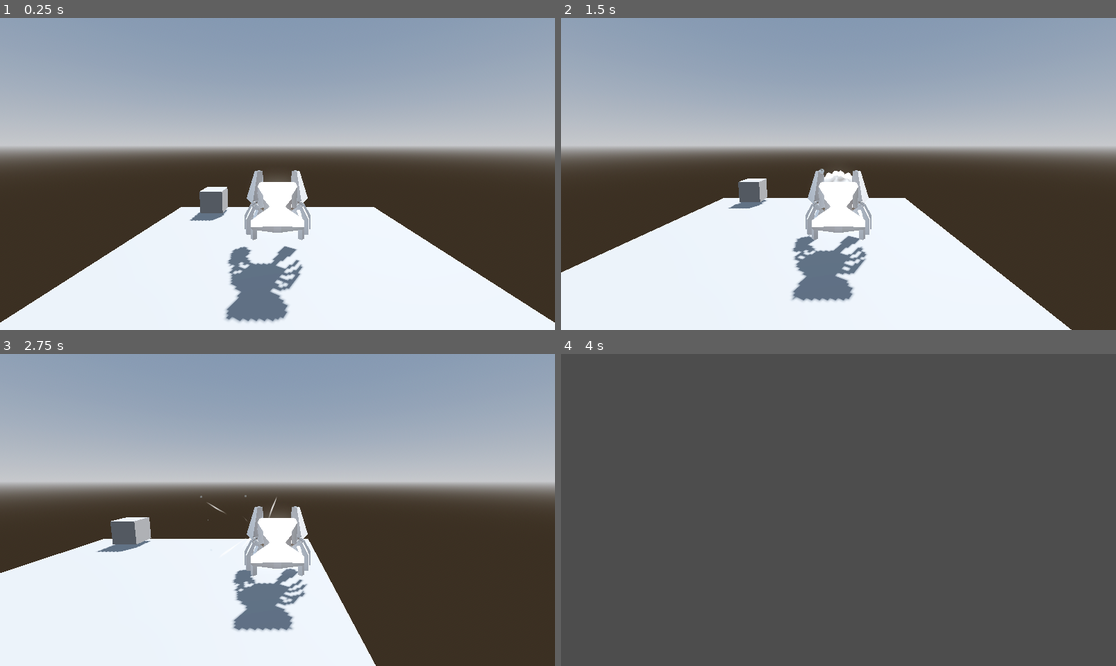
Above: before the commit, frames 1-4 (two rows, left to right).
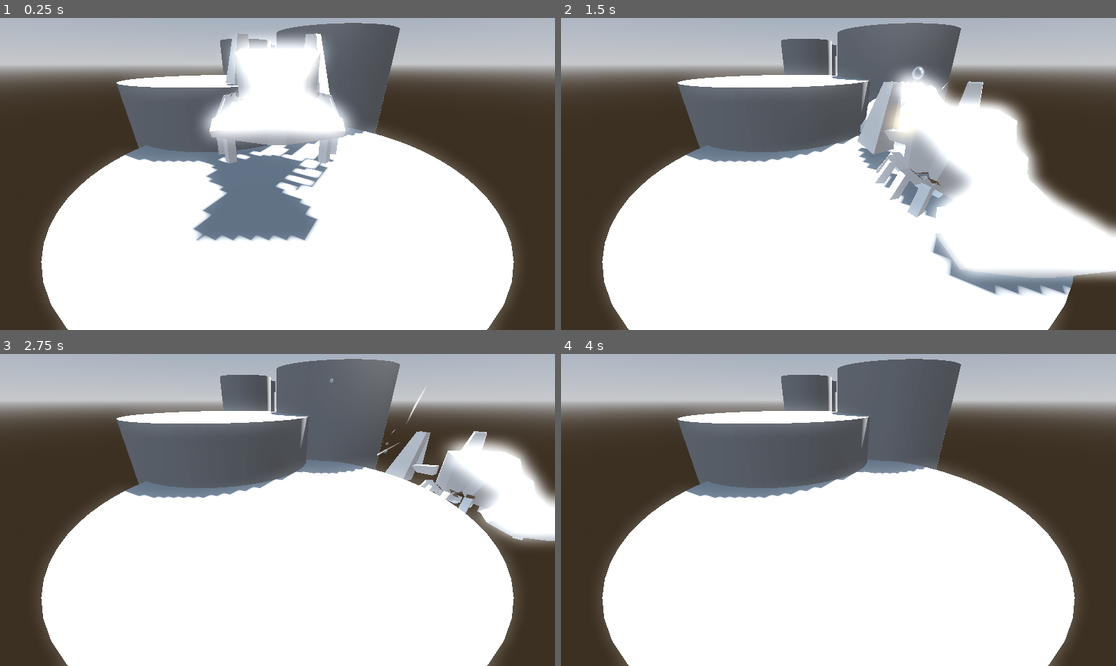
Above: after the commit, the same moments.

Repository: fazilhus/mantis-crab
Game: Godot game, scene res://scenes/game.tscn
Same seed, same stepped clock (60 frames per second), same inputs: the game is played once before the commit and once after it.
Inputs:
- Up to frame 1 (0.25 s): no input
- Up to frame 2 (1.5 s): tap Enter (ui_accept) at 0.5, 0.77 s; hold D (Right) 0.53-1.28 s; tap Space (Grab) at 0.6, 1.35 s; hold S (Backward) from 1.28 s (still down)
- Up to frame 3 (2.75 s): tap Enter (ui_accept) at 1.52, 2 s; release S (Backward) at 2.03 s; hold D (Right) from 2.03 s (still down); tap Space (Grab) at 2.1 s
- Up to frame 4 (4 s): release D (Right) at 2.78 s; hold W (Forward) 2.78-3.53 s; tap Space (Grab) at 2.85, 3.6 s; tap Enter (ui_accept) at 3.02, 3.5, 3.77 s; hold A (Left) from 3.53 s (still down)

The runs differ from the first frame. In frame 1, 68% of the frame differs, in the area x 0-100%, y 0-100%; in frame 2, 68%; in frame 3, 74%; in frame 4, 88%.

Commit message:
Level Started
Man if this shit brakes my bad

Diff:
--- a/scenes/level.tscn
+++ b/scenes/level.tscn
@@ -1,9 +1,48 @@
-[gd_scene load_steps=6 format=3 uid="uid://bwmiok5ha5w61"]
+[gd_scene load_steps=14 format=3 uid="uid://cu64gk3kj41jl"]
 
 [ext_resource type="Script" path="res://scripts/level.gd" id="1_s1i0l"]
-[ext_resource type="PackedScene" uid="uid://cr6ca03nxhpu4" path="res://scenes/checkpoint.tscn" id="2_gqs7d"]
+[ext_resource type="PackedScene" uid="uid://cb8hder3r2dre" path="res://scenes/checkpoint.tscn" id="2_gqs7d"]
 
-[sub_resource type="BoxMesh" id="BoxMesh_28n6d"]
+[sub_resource type="ProceduralSkyMaterial" id="ProceduralSkyMaterial_pdxrr"]
+sky_horizon_color = Color(0.64625, 0.65575, 0.67075, 1)
+ground_horizon_color = Color(0.64625, 0.65575, 0.67075, 1)
+
+[sub_resource type="Sky" id="Sky_pwmg4"]
+sky_material = SubResource("ProceduralSkyMaterial_pdxrr")
+
+[sub_resource type="Environment" id="Environment_7n8p6"]
+background_mode = 2
+sky = SubResource("Sky_pwmg4")
+tonemap_mode = 2
+glow_enabled = true
+
+[sub_resource type="CylinderMesh" id="CylinderMesh_h03k2"]
+top_radius = 2.5
+bottom_radius = 2.5
+height = 10.0
+
+[sub_resource type="ConvexPolygonShape3D" id="ConvexPolygonShape3D_0dbhq"]
+
+[sub_resource type="CylinderMesh" id="CylinderMesh_ej16s"]
+top_radius = 2.0
+bottom_radius = 2.0
+height = 10.0
+
+[sub_resource type="ConvexPolygonShape3D" id="ConvexPolygonShape3D_7wkgg"]
+
+[sub_resource type="CylinderMesh" id="CylinderMesh_jsd1f"]
+top_radius = 1.5
+bottom_radius = 1.5
+height = 10.0
+
+[sub_resource type="ConvexPolygonShape3D" id="ConvexPolygonShape3D_quemm"]
+
+[sub_resource type="CylinderMesh" id="CylinderMesh_enioa"]
+top_radius = 1.5
+bottom_radius = 1.5
+height = 10.0
+
+[sub_resource type="ConvexPolygonShape3D" id="ConvexPolygonShape3D_lm0lk"]
 
 [sub_resource type="PlaneMesh" id="PlaneMesh_4lg8a"]
 size = Vector2(10, 10)
@@ -13,25 +52,110 @@
 [node name="Level" type="Node3D"]
 script = ExtResource("1_s1i0l")
 
+[node name="WorldEnvironment" type="WorldEnvironment" parent="."]
+environment = SubResource("Environment_7n8p6")
+
+[node name="DirectionalLight3D" type="DirectionalLight3D" parent="."]
+transform = Transform3D(-0.866023, -0.433016, 0.250001, 0, 0.499998, 0.866027, -0.500003, 0.749999, -0.43301, 0, 0, 0)
+shadow_enabled = true
+
 [node name="Checkpoints" type="Node" parent="."]
 unique_name_in_owner = true
 
 [node name="Checkpoint" parent="Checkpoints" instance=ExtResource("2_gqs7d")]
-transform = Transform3D(1, 0, 0, 0, 1, 0, 0, 0, 1, 0, 1.1682, 0)
+transform = Transform3D(1, 0, 0, 0, 1, 0, 0, 0, 1, 0, 0.5, 0)
 
-[node name="Checkpoint2" parent="Checkpoints" instance=ExtResource("2_gqs7d")]
-transform = Transform3D(1, 0, 0, 0, 1, 0, 0, 0, 1, 0, 0.611885, -4.36746)
+[node name="Camera3D" type="Camera3D" parent="."]
+transform = Transform3D(1, 0, 0, 0, 0.879748, 0.47544, 0, -0.47544, 0.879748, 0, 1.30001, 2.79386)
 
-[node name="Node3D" type="Node3D" parent="."]
-transform = Transform3D(1, 0, 0, 0, 1, 0, 0, 0, 1, -2.95555, 0.64221, -4.09175)
+[node name="First" type="Node" parent="."]
 
-[node name="MeshInstance3D" type="MeshInstance3D" parent="Node3D"]
-mesh = SubResource("BoxMesh_28n6d")
+[node name="Checkpoint" type="Node3D" parent="First"]
+transform = Transform3D(1, 0, 0, 0, 1, 0, 0, 0, 1, 0, -5, 0)
 
-[node name="Plane" type="StaticBody3D" parent="."]
+[node name="MeshInstance3D" type="MeshInstance3D" parent="First/Checkpoint"]
+mesh = SubResource("CylinderMesh_h03k2")
 
-[node name="MeshInstance3D" type="MeshInstance3D" parent="Plane"]
-mesh = SubResource("PlaneMesh_4lg8a")
+[node name="StaticBody3D" type="StaticBody3D" parent="First/Checkpoint/MeshInstance3D"]
 
-[node name="CollisionShape3D" type="CollisionShape3D" parent="Plane"]
-shape = SubResource("WorldBoundaryShape3D_0lntc")
+[node name="CollisionShape3D" type="CollisionShape3D" parent="First/Checkpoint/MeshInstance3D/StaticBody3D"]
+shape = SubResource("ConvexPolygonShape3D_0dbhq")
+
+[node name="Pillar2" type="Node3D" parent="First"]
+transform = Transform3D(1, 0, 0, 0, 1, 0, 0, 0, 1, -1.285, -4, -2.379)
+
+[node name="MeshInstance3D" type="MeshInstance3D" parent="First/Pillar2"]
+mesh = SubResource("CylinderMesh_ej16s")
+
+[node name="StaticBody3D" type="StaticBody3D" parent="First/Pillar2/MeshInstance3D"]
+
+[node name="CollisionShape3D" type="CollisionShape3D" parent="First/Pillar2/MeshInstance3D/StaticBody3D"]
+shape = SubResource("ConvexPolygonShape3D_7wkgg")
+
+[node name="Pillar3" type="Node3D" parent="First"]
+transform = Transform3D(1, 0, 0, 0, 1, 0, 0, 0, 1, 1.476, -3, -3.568)
+
+[node name="MeshInstance3D" type="MeshInstance3D" parent="First/Pillar3"]
+mesh = SubResource("CylinderMesh_jsd1f")
+
+[node name="StaticBody3D" type="StaticBody3D" parent="First/Pillar3/MeshInstance3D"]
+
+[node name="CollisionShape3D" type="CollisionShape3D" parent="First/Pillar3/MeshInstance3D/StaticBody3D"]
+shape = SubResource("ConvexPolygonShape3D_quemm")
+
+[node name="Pillar4" type="Node3D" parent="First"]
+transform = Transform3D(1, 0, 0, 0, 1, 0, 0, 0, 1, 1.476, -3, -8.49485)
+
+[node name="MeshInstance3D" type="MeshInstance3D" parent="First/Pillar4"]
+mesh = SubResource("CylinderMesh_enioa")
+
+[node name="StaticBody3D" type="StaticBody3D" parent="First/Pillar4/MeshInstance3D"]
+
+[node name="CollisionShape3D" type="CollisionShape3D" parent="First/Pillar4/MeshInstance3D/StaticBody3D"]
+shape = SubResource("ConvexPolygonShape3D_lm0lk")
+
+[node name="Checkpoint2" type="Node3D" parent="First"]
+transform = Transform3D(1, 0, 0, 0, 1, 0, 0, 0, 1, -1.91, -2.5, -11.692)
+
+[node name="MeshInstance3D" type="MeshInstance3D" parent="First/Checkpoint2"]
+mesh = SubResource("CylinderMesh_enioa")
+
+[node name="StaticBody3D" type="StaticBody3D" parent="First/Checkpoint2/MeshInstance3D"]
+
+[node name="CollisionShape3D" type="CollisionShape3D" parent="First/Checkpoint2/MeshInstance3D/StaticBody3D"]
+shape = SubResource("ConvexPolygonShape3D_lm0lk")
+
+[node name="Pillar6" type="Node3D" parent="First"]
+transform = Transform3D(1, 0, 0, 0, 1, 0, 0, 0, 1, -1.63679, -3.05673, -19.5327)
+
+[node name="MeshInstance3D" type="MeshInstance3D" parent="First/Pillar6"]
+mesh = SubResource("CylinderMesh_enioa")
+
+[node name="StaticBody3D" type="StaticBody3D" parent="First/Pillar6/MeshInstance3D"]
+
+[node name="CollisionShape3D" type="CollisionShape3D" parent="First/Pillar6/MeshInstance3D/StaticBody3D"]
+shape = SubResource("ConvexPolygonShape3D_lm0lk")
+
+[node name="Checkpoint3" type="Node3D" parent="First"]
+transform = Transform3D(1, 0, 0, 0, 1, 0, 0, 0, 1, -1.58536, -1.66796, -27.0248)
+
+[node name="MeshInstance3D" type="MeshInstance3D" parent="First/Checkpoint3"]
+transform = Transform3D(1, 0, 0, 0, 1, 0, 0, 0, 1, 0.00515556, 0, 0.0225143)
+mesh = SubResource("CylinderMesh_enioa")
+
+[node name="StaticBody3D" type="StaticBody3D" parent="First/Checkpoint3/MeshInstance3D"]
+
+[node name="CollisionShape3D" type="CollisionShape3D" parent="First/Checkpoint3/MeshInstance3D/StaticBody3D"]
+shape = SubResource("ConvexPolygonShape3D_lm0lk")
+
+[node name="Pillar8" type="Node3D" parent="First"]
+transform = Transform3D(1, 0, 0, 0, 1, 0, 0, 0, 1, -1.86483, -1.65721, -29.6974)
+
+[node name="MeshInstance3D" type="MeshInstance3D" parent="First/Pillar8"]
+transform = Transform3D(1, 0, 0, 0, 1, 0, 0, 0, 1, 0.00515556, 0, 0.0225143)
+mesh = SubResource("CylinderMesh_enioa")
+
+[node name="StaticBody3D" type="StaticBody3D" parent="First/Pillar8/MeshInstance3D"]
+
+[node name="CollisionShape3D" type="CollisionShape3D" parent="First/Pillar8/MeshInstance3D/StaticBody3D"]
+shape = SubResource("ConvexPolygonShape3D_lm0lk")
Not shown: 1 places in scenes/checkpoint.tscn that only renumber resources
Not shown: 1 places in scenes/level_manager.tscn that only renumber resources
